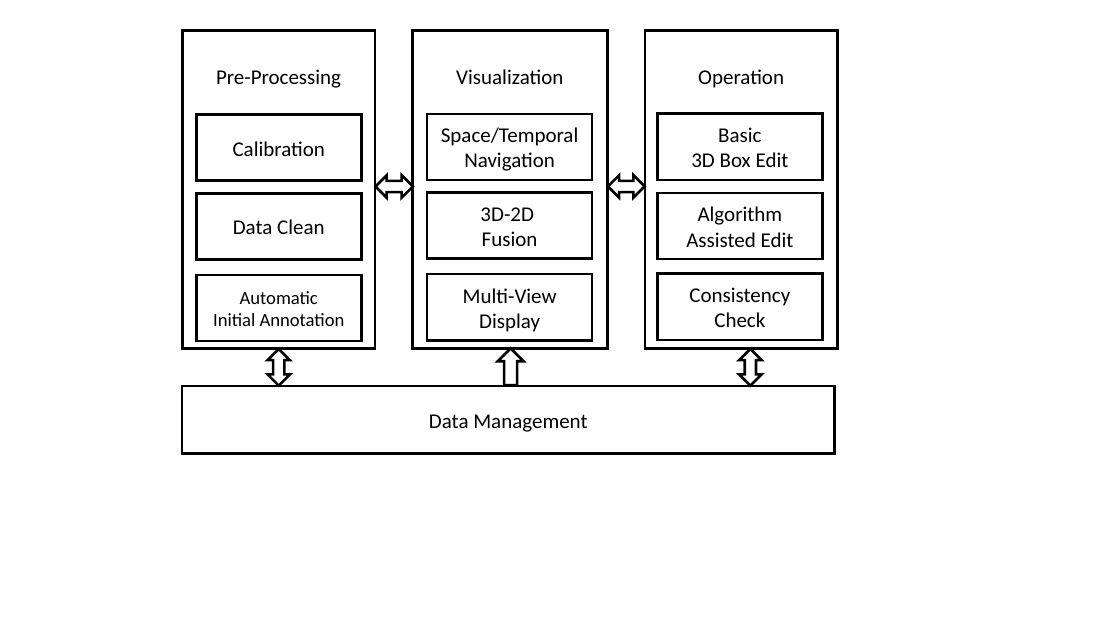
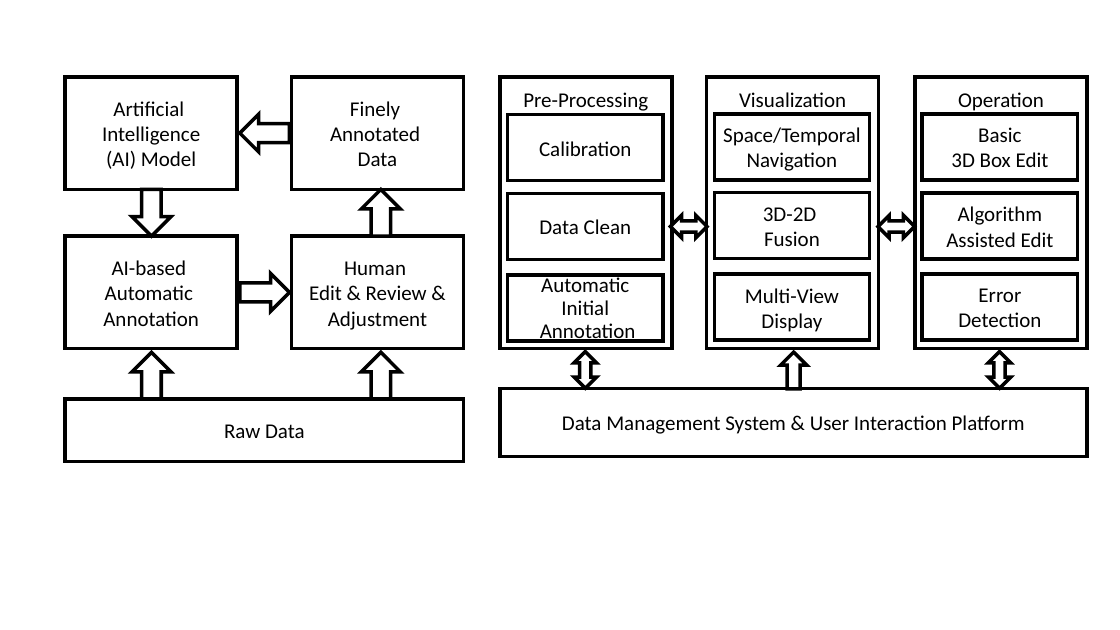
Before and after one commit to naurril/labeltool-paper, a slide deck: slide 2 of fig.pptx. Drawn at 1120x630 pixels with LibreOffice and Linux fonts; fonts in the diff are those of the drawing. Boxes give left, top, right and bottom in pixels: in the first picture for what was removed or moved away, otherwise in the second. Text is boxed around its words. In the diff, an @@ line names an element or a change of style, - is before the commit and + after.

Commit message:
Add a table summary and system modules figure.

```diff
--- a/fig.pptx
+++ b/fig.pptx
@@ rectangle "Pre-Processing": place and size @@
-rectangle "Pre-Processing" at (182,30,375,348)
+rectangle "Pre-Processing" at (500,76,672,348)
@@ rectangle "Visualization": place and size @@
-rectangle "Visualization" at (413,30,607,348)
+rectangle "Visualization" at (707,76,879,348)
@@ rectangle "Operation": place and size @@
-rectangle "Operation" at (645,30,838,348)
+rectangle "Operation" at (915,76,1087,348)
@@ rectangle "Calibration": place and size @@
-rectangle "Calibration" at (197,115,362,181)
+rectangle "Calibration" at (507,115,663,181)
@@ rectangle "Space/Temporal": place and size @@
-rectangle "Space/Temporal" at (427,114,592,181)
+rectangle "Space/Temporal" at (714,114,870,181)
@@ rectangle "Basic": place and size @@
-rectangle "Basic" at (658,114,823,181)
+rectangle "Basic" at (923,114,1078,181)
@@ up down arrow removed at (376,176,413,198) @@
@@ group added at (66,76,464,461): 5 rectangles, 4 down arrows, 2 right arrows @@
+Human
+Edit & Review & Adjustment
+AI-based
+Automatic
+Annotation
+Finely
+Annotated
+Data
+Artificial
+Intelligence
+(AI) Model
+Raw Data
@@ rectangle "Data Clean": place and size @@
-rectangle "Data Clean" at (197,193,362,260)
+rectangle "Data Clean" at (507,193,663,260)
@@ rectangle "3D-2D": place and size @@
-rectangle "3D-2D" at (427,192,592,259)
+rectangle "3D-2D" at (714,192,870,259)
@@ rectangle "Algorithm Assisted Edit": place and size @@
-rectangle "Algorithm Assisted Edit" at (658,193,823,260)
+rectangle "Algorithm Assisted Edit" at (923,193,1078,260)
@@ up down arrow: place and size @@
-up down arrow at (608,175,645,198)
+up down arrow at (671,216,708,238)
@@ group added at (781,216,1078,389): 2 up down arrows, 1 rectangle, 1 up arrow @@
+Error
+Detection
@@ rectangle "Automatic Initial": place and size @@
-rectangle "Automatic Initial" at (197,275,362,341)
+rectangle "Automatic Initial" at (507,275,663,341)
@@ text in rectangle at (540,274,636,343): text changed; size 16 to 18 pt @@
-Automatic
-Initial Annotation
+Automatic Initial
+Annotation
@@ rectangle removed at (658,274,823,340) @@
-Consistency Check
@@ rectangle "Multi-View Display": place and size @@
-rectangle "Multi-View Display" at (427,274,592,340)
+rectangle "Multi-View Display" at (714,274,870,340)
@@ up down arrow removed at (267,349,290,386) @@
@@ up arrow removed at (498,349,524,386) @@
@@ outline #000000 2.25 pt to #000000 3 pt in 14 elements at (923,114,1078,181), (923,193,1078,260), (915,76,1087,348), (707,76,879,348), (714,192,870,259), (714,114,870,181), (714,274,870,340), (500,76,672,348), (507,193,663,260), (507,275,663,341), (507,115,663,181), (671,216,708,238), (500,389,1087,457), (574,352,597,389) @@
@@ up down arrow: place and size @@
-up down arrow at (739,349,762,386)
+up down arrow at (574,352,597,389)
@@ rectangle "Data Management System & User ...": place and size @@
-rectangle "Data Management System & User ..." at (182,386,835,454)
+rectangle "Data Management System & User ..." at (500,389,1087,457)
@@ text in rectangle at (562,415,1025,434): text changed @@
-Data Management
+Data Management System & User Interaction Platform
```
Also in this commit, not shown: 2 other slides changed, 1 slide added, 5 other files.
